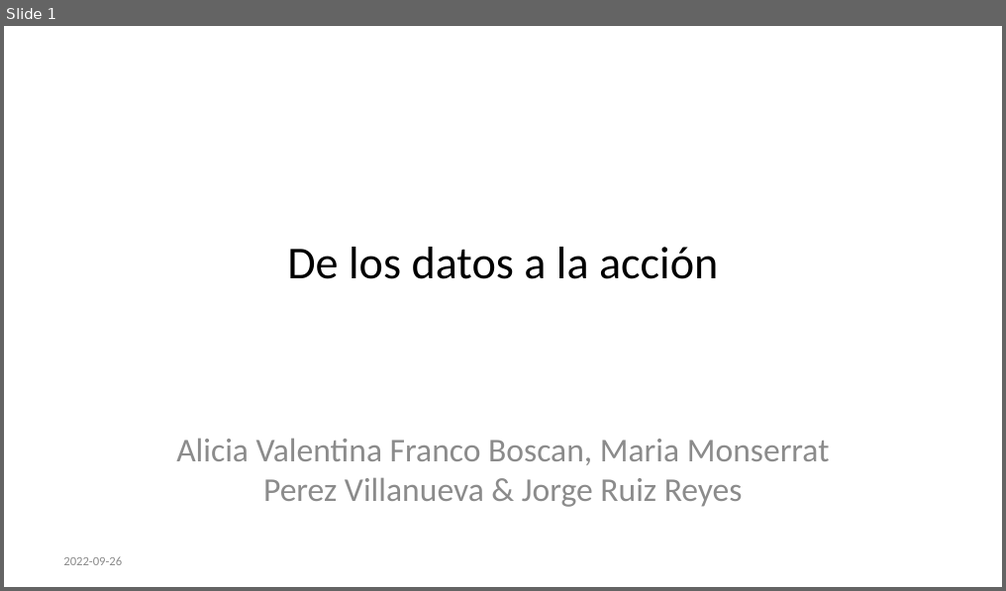
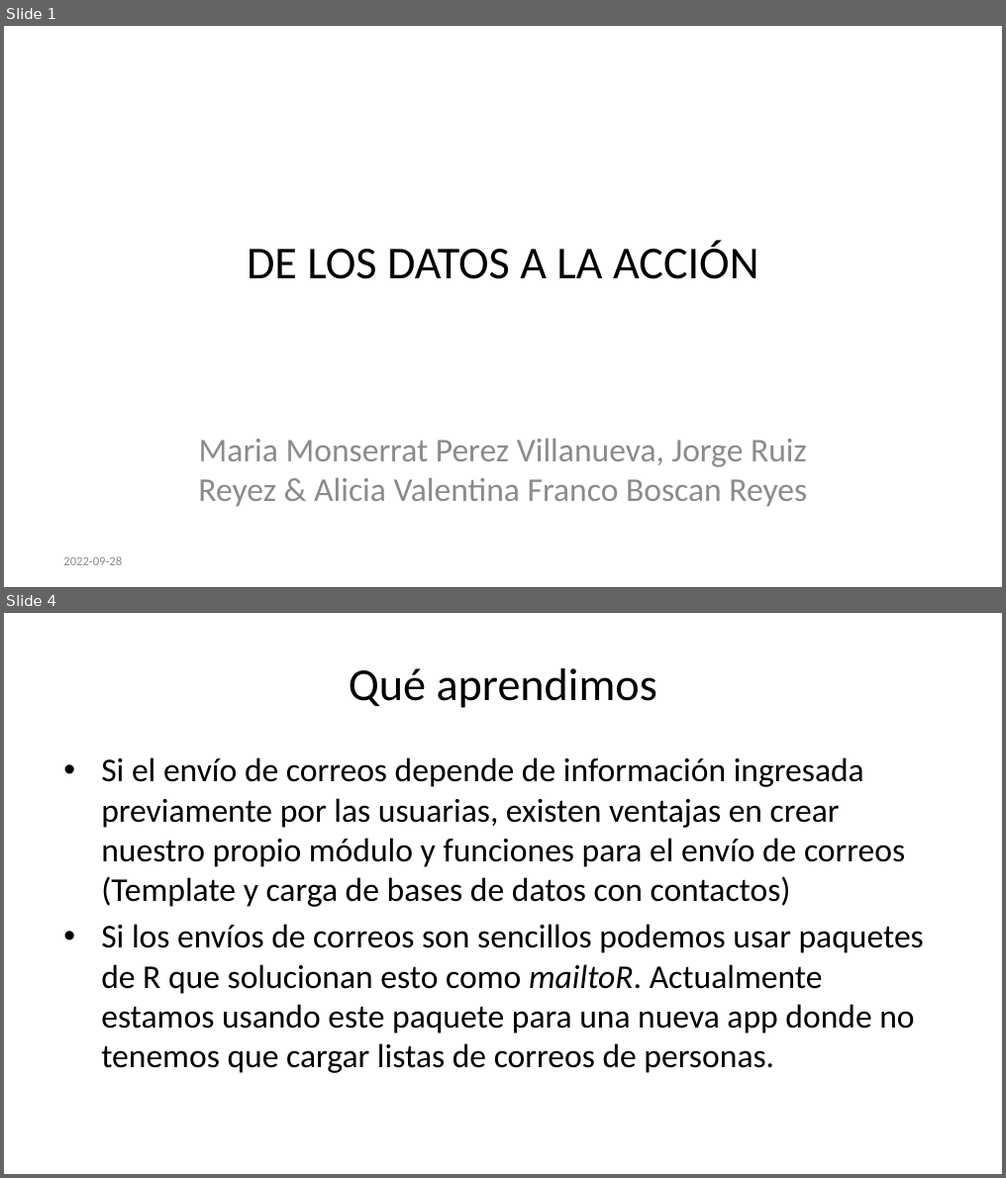
Before and after one commit to datacivica/ppt-huelladecuidados-LatinR, a slide deck: ppt-LatinR.pptx. Shown one above the other, each under a label of ours: slide 1 before the commit, slides 1 and 4 after it; the slides between them are not shown. The pictures are 1006x591 and 1006x1178 pixels, drawn with LibreOffice and Linux fonts; fonts in the diff are those of the drawing. Boxes give left, top, right and bottom in pixels: in the first picture for what was removed or moved away, otherwise in the second. Text is boxed around its words. In the diff, an @@ line names an element or a change of style, - is before the commit and + after.

```diff
--- a/ppt-LatinR.pptx
+++ b/ppt-LatinR.pptx
@@ slide 4 added at box(4, 613, 1002, 1174), background #FFFFFF @@
@@ title added at box(349, 668, 657, 708), 33 pt, text #000000 @@
+Qué aprendimos
@@ text added at box(101, 758, 924, 1073), 24 pt, text #000000 @@
+• Si el envío de correos depende de información ingresada previamente por las usuarias, existen ventajas en crear nuestro propio módulo y funciones para el envío de correos (Template y carga de bases de datos con contactos)
+• Si los envíos de correos son sencillos podemos usar paquetes de R que solucionan esto como mailtoR. Actualmente estamos usando este paquete para una nueva app donde no tenemos que cargar listas de correos de personas.
@@ slide 1 changed as well @@
@@ title at box(247, 240, 759, 279): text changed @@
-De los datos a la acción
+DE LOS DATOS A LA ACCIÓN
@@ subtitle at box(198, 438, 807, 507): text changed @@
-Alicia Valentina Franco Boscan, Maria Monserrat Perez Villanueva & Jorge Ruiz Reyes
+Maria Monserrat Perez Villanueva, Jorge Ruiz Reyez & Alicia Valentina Franco Boscan Reyes
```
Also in this commit, not shown: 8 other slides added, 4 slides removed, 4 other files.
